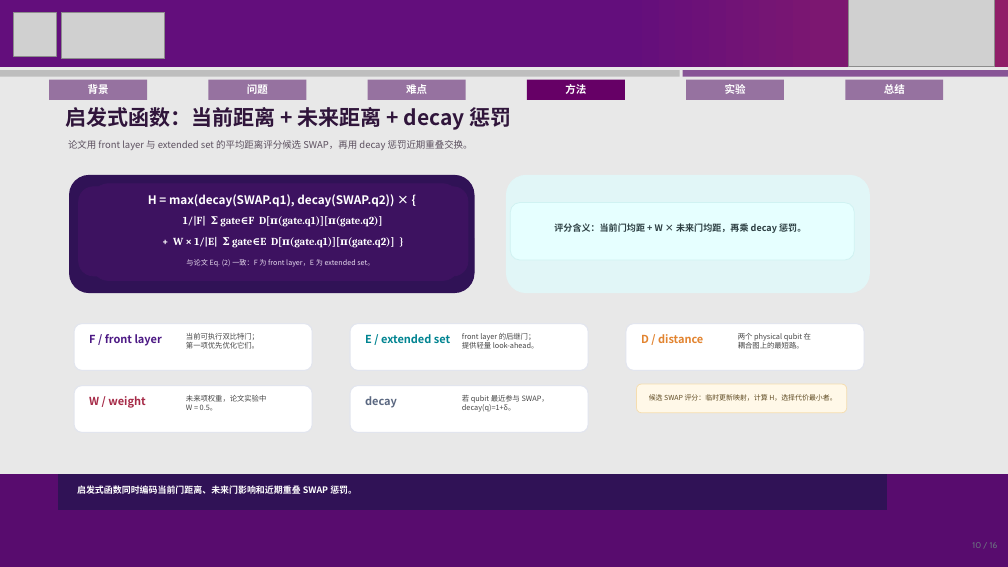
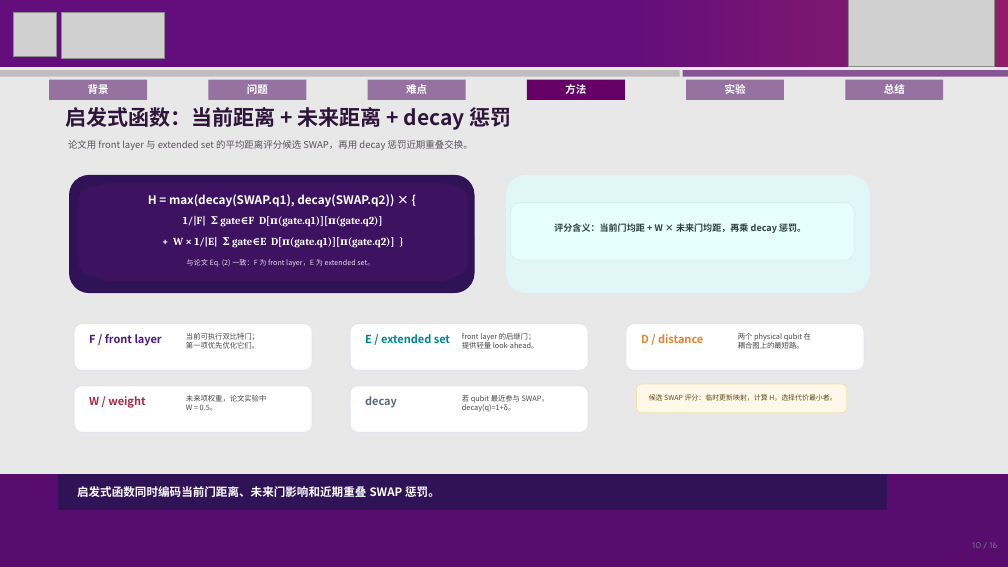
Before and after one commit to Yanis01682/Topics-in-Quantum-Computing, a slide deck: slide 10 of FinalProject/SABRE_Final_Presentation.pptx. Drawn at 1008x567 pixels with LibreOffice and Linux fonts; fonts in the diff are those of the drawing; grey boxes stand for pictures. Boxes give left, top, right and bottom in pixels: in the first picture for what was removed or moved away, otherwise in the second. Text is boxed around its words. In the diff, an @@ line names an element or a change of style, - is before the commit and + after.

```diff
--- a/FinalProject/SABRE_Final_Presentation.pptx
+++ b/FinalProject/SABRE_Final_Presentation.pptx
@@ text "启发式函数同时编码当前门距离、未来门影响和近期重叠 SWAP 惩罚。" at [77, 486, 440, 497]: size 8.5 to 11 pt @@
```
Also in this commit, not shown: 4 other slides changed.
